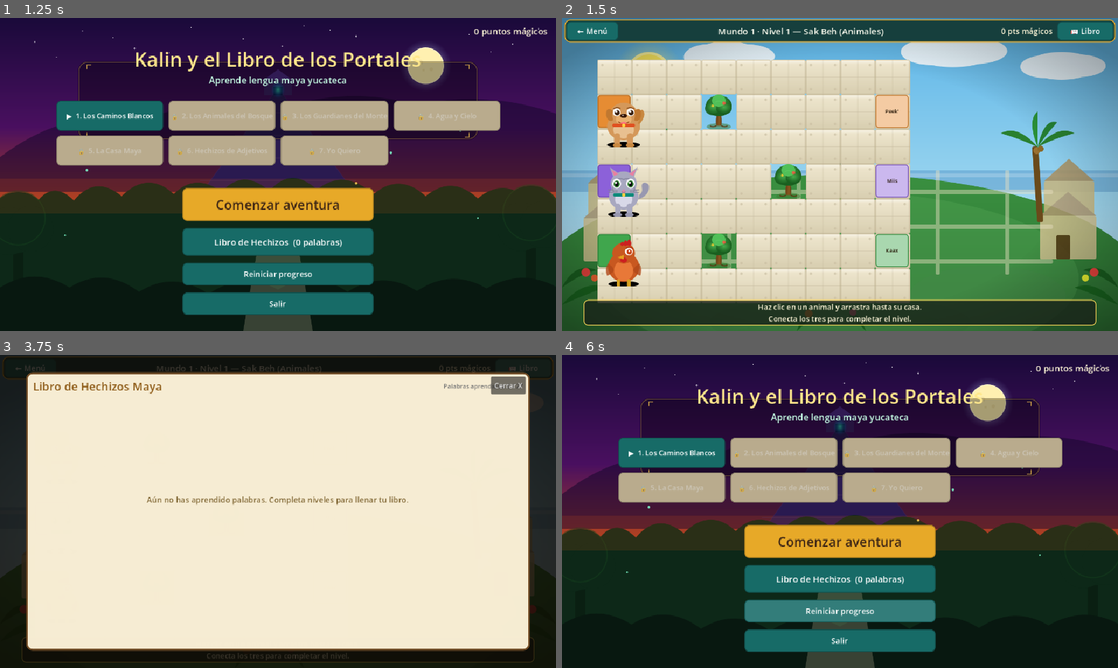
Above: before the commit, frames 1-4 (two rows, left to right).
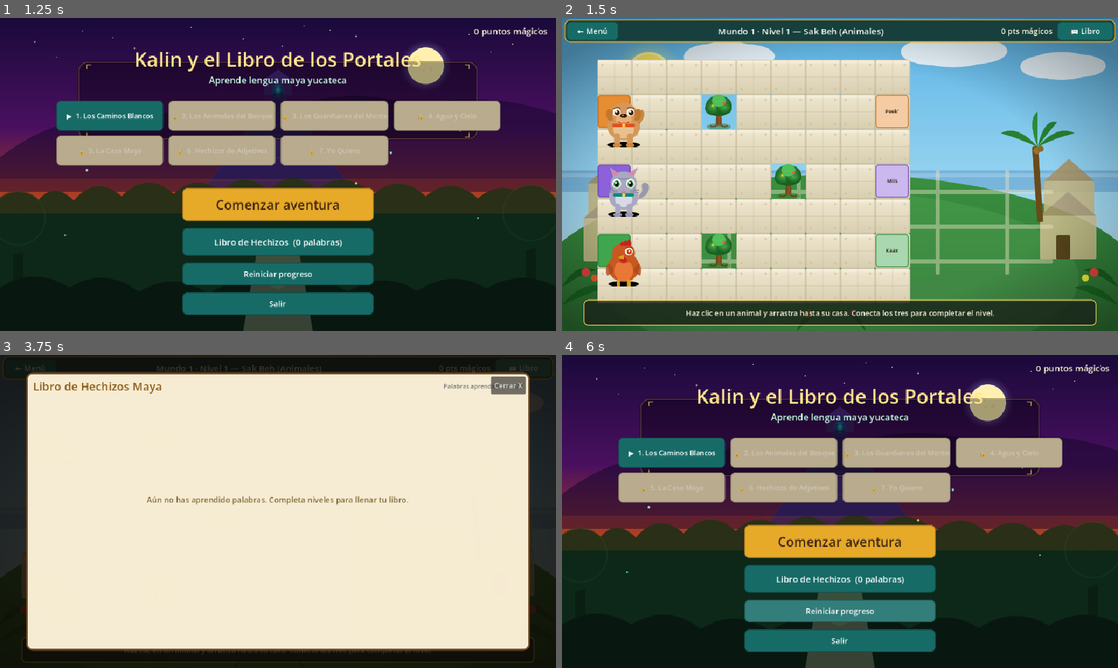
Above: after the commit, the same moments.

Repository: ElRaizer/Kalin-Libro-De-Portales
Game: Godot game, scene res://scenes/Intro.tscn
Two runs of this game, one before a commit and one after it. Both use one fixed random seed, a clock stepped at 60 frames per second and the inputs below.
Inputs:
- Up to frame 1 (1.25 s): click "Saltar intro" at 0.5 s
- Up to frame 2 (1.5 s): click "Comenzar aventura" at 1.25 s
- Up to frame 3 (3.75 s): click "← Menú" at 2 s; click "Comenzar aventura" at 2.75 s; click "📖 Libro" at 3.5 s
- Up to frame 4 (6 s): click "Cerrar X" at 4.25 s; click "← Menú" at 5 s; click "Reiniciar progreso" at 5.75 s

Frame 1 is identical in both runs. In frame 2, 1.2% of the frame differs, in the area x 22-78%, y 91-98%; in frame 3, 0.2%; in frame 4, nothing differs.

Commit message:
Corrección texto
En los niveles del mundo 1 había un salto de línea en la instrucción pero ya se omitió para que esté todo en una sola línea

Diff:
--- a/scenes/world1/Level1_CaminosBlancos.tscn
+++ b/scenes/world1/Level1_CaminosBlancos.tscn
@@ -48,8 +48,7 @@
 
 [node name="Level1" type="Node2D" unique_id=307257646]
 script = ExtResource("1")
-default_instruction = "Haz clic en un animal y arrastra hasta su casa.
-Conecta los tres para completar el nivel."
+default_instruction = "Haz clic en un animal y arrastra hasta su casa. Conecta los tres para completar el nivel."
 selection_instruction = "Arrastra desde \"%s\" hasta su casa \"%s\"."
 
 [node name="Background" type="TextureRect" parent="." unique_id=1713056734]
--- a/scenes/world1/Level2_AnimalesBosque.tscn
+++ b/scenes/world1/Level2_AnimalesBosque.tscn
@@ -50,8 +50,7 @@
 script = ExtResource("1_x3wq0")
 level_number = 2
 next_scene_key = "world1_level3"
-default_instruction = "Haz clic en un animal y arrastra hasta su casa.
-Conecta los tres para completar el nivel."
+default_instruction = "Haz clic en un animal y arrastra hasta su casa. Conecta los tres para completar el nivel."
 selection_instruction = "Arrastra desde \"%s\" hasta su casa \"%s\"."
 
 [node name="Background" type="TextureRect" parent="." unique_id=1459376502]
--- a/scenes/world1/Level3_GuardianesMonte.tscn
+++ b/scenes/world1/Level3_GuardianesMonte.tscn
@@ -50,8 +50,7 @@
 script = ExtResource("1_rj3ji")
 level_number = 3
 next_scene_key = "world1_level4"
-default_instruction = "Haz clic en un animal y arrastra hasta su casa.
-Conecta los tres para completar el nivel."
+default_instruction = "Haz clic en un animal y arrastra hasta su casa. Conecta los tres para completar el nivel."
 selection_instruction = "Arrastra desde \"%s\" hasta su casa \"%s\"."
 
 [node name="Background" type="TextureRect" parent="." unique_id=718946208]
--- a/scenes/world1/Level4_AguaYCielo.tscn
+++ b/scenes/world1/Level4_AguaYCielo.tscn
@@ -50,8 +50,7 @@
 script = ExtResource("1_pykdd")
 level_number = 4
 next_scene_key = "world2_level1"
-default_instruction = "Haz clic en un animal y arrastra hasta su casa.
-Conecta los tres para completar el nivel."
+default_instruction = "Haz clic en un animal y arrastra hasta su casa. Conecta los tres para completar el nivel."
 selection_instruction = "Arrastra desde \"%s\" hasta su casa \"%s\"."
 
 [node name="Background" type="TextureRect" parent="." unique_id=1104198232]
--- a/scripts/world1/GridPathLevel.gd
+++ b/scripts/world1/GridPathLevel.gd
@@ -9,7 +9,7 @@
 @export var next_scene_key: String = "world1_level2"
 
 @export_category("Instrucciones")
-@export_multiline var default_instruction: String = "Haz clic en una ficha y arrastra hasta su destino.\nConecta las tres para completar el nivel."
+@export_multiline var default_instruction: String = "Haz clic en una ficha y arrastra hasta su destino. Conecta las tres para completar el nivel."
 @export var selection_instruction: String = "Arrastra desde \"%s\" hasta \"%s\"."
 
 var _completing: bool = false
--- a/tests/validate_project.gd
+++ b/tests/validate_project.gd
@@ -12,6 +12,7 @@
 	_validate_save_sanitization()
 	_validate_theme()
 	_validate_world3()
+	await _validate_world1_instruction_layout()
 	await _validate_world3_runtime()
 	if failures.is_empty():
 		print("Validación del proyecto: OK")
@@ -151,6 +152,29 @@
 	for variation: StringName in [&"KalinNounSlot", &"KalinAdjectiveSlot"]:
 		if not theme.has_stylebox(&"normal", variation):
 			failures.append("Falta la variación de espacio de frase %s" % variation)
+
+func _validate_world1_instruction_layout() -> void:
+	var level_paths: Array[String] = [
+		"res://scenes/world1/Level1_CaminosBlancos.tscn",
+		"res://scenes/world1/Level2_AnimalesBosque.tscn",
+		"res://scenes/world1/Level3_GuardianesMonte.tscn",
+		"res://scenes/world1/Level4_AguaYCielo.tscn",
+	]
+	for level_path: String in level_paths:
+		var packed_scene := load(level_path) as PackedScene
+		if packed_scene == null:
+			failures.append("No se pudo comprobar la instrucción de %s" % level_path)
+			continue
+		var level := packed_scene.instantiate()
+		root.add_child(level)
+		await process_frame
+		var instruction := level.get_node_or_null("UI/InstrPanel/InstrLbl") as Label
+		if instruction == null:
+			failures.append("Falta el texto de instrucciones en %s" % level_path)
+		elif instruction.text.contains("\n") or instruction.get_line_count() != 1:
+			failures.append("La instrucción debe mostrarse en una sola línea en %s" % level_path)
+		level.queue_free()
+		await process_frame
 
 func _validate_world3() -> void:
 	var world3_script: Script = load("res://scripts/world3/W3_Level1.gd") as Script
